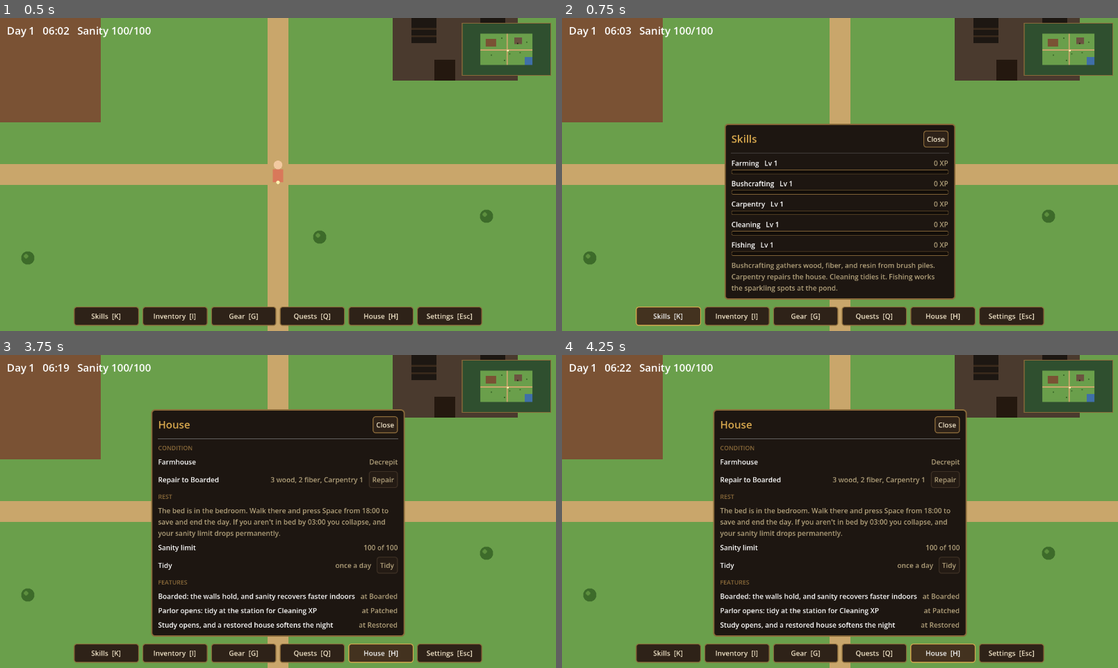
Above: before the commit, frames 1-4 (two rows, left to right).
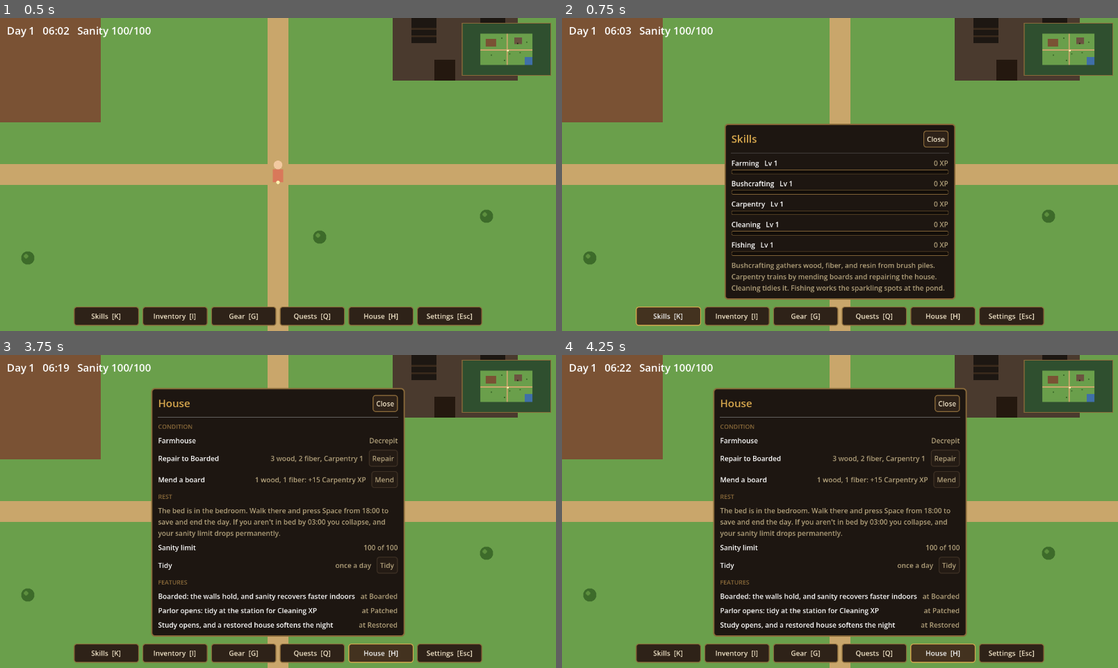
Above: after the commit, the same moments.

Repository: joshj1108/CrowCreekHollow
Game: Godot game, scene res://scenes/main.tscn
Same seed, same stepped clock (60 frames per second), same inputs: the game is played once before the commit and once after it.
Inputs:
- Up to frame 1 (0.5 s): no input
- Up to frame 2 (0.75 s): click "Skills [K]" at 0.5 s
- Up to frame 3 (3.75 s): click "Inventory [I]" at 1.25 s; click "Gear [G]" at 2 s; click "Quests [Q]" at 2.75 s; click "House [H]" at 3.5 s
- Up to frame 4 (4.25 s): no input

Frame 1 is identical in both runs. In frame 2, 0.7% of the frame differs, in the area x 30-69%, y 81-88%; in frame 3, 4.6%, in the area x 27-73%, y 10-43%; in frame 4, 4.6%.

Commit message:
Add repeatable Mend action so Carpentry can reach level 2
- Carpentry only grew from house repairs, and the first repair alone can't reach level 2
- Add a Mend action in the House panel: 1 wood and 1 fiber for 15 Carpentry XP, repeatable
- Update DESIGN.md

Co-Authored-By: Claude Haiku 5.5 <noreply@anthropic.com>
Claude-Session: https://claude.ai/code/session_016EvHBYyFANDWxunM27u84C

Diff:
--- a/scripts/main.gd
+++ b/scripts/main.gd
@@ -95,6 +95,9 @@
 const XP_GATHER := 10
 const XP_REPAIR := 30
 const XP_TIDY := 20
+const XP_MEND := 15
+const MEND_WOOD := 1
+const MEND_FIBER := 1
 const XP_FISH := 15
 const FISH_SPOT_COUNT := 3
 const FISH_SPOT_SECONDS := 12.0   # how often the sparkling fishing spots move
@@ -513,6 +516,8 @@
 			_close_panel()
 		"repair":
 			_repair_house()
+		"mend":
+			_mend_house()
 		"tidy":
 			_tidy_house()
 		"advance_lantern":
@@ -545,7 +550,7 @@
 			"value": "%d XP" % skill_xp[skill],
 			"progress": float(skill_xp[skill] % 100) / 100.0,
 		})
-	rows.append({"note": "Bushcrafting gathers wood, fiber, and resin from brush piles. Carpentry repairs the house. Cleaning tidies it. Fishing works the sparkling spots at the pond."})
+	rows.append({"note": "Bushcrafting gathers wood, fiber, and resin from brush piles. Carpentry trains by mending boards and repairing the house. Cleaning tidies it. Fishing works the sparkling spots at the pond."})
 	return rows
 
 
@@ -615,6 +620,13 @@
 			"action": "repair",
 			"enabled": _can_repair(),
 		})
+	rows.append({
+		"name": "Mend a board",
+		"value": "%d wood, %d fiber: +%d Carpentry XP" % [MEND_WOOD, MEND_FIBER, XP_MEND],
+		"button": "Mend",
+		"action": "mend",
+		"enabled": _can_mend(),
+	})
 	rows.append({"section": "Rest"})
 	rows.append({"note": "The bed is in the bedroom. Walk there and press Space from 18:00 to save and end the day. If you aren't in bed by 03:00 you collapse, and your sanity limit drops permanently."})
 	rows.append({"name": "Sanity limit", "value": "%d of %d" % [_sanity_max(), int(SANITY_MAX)]})
@@ -809,6 +821,22 @@
 	_build_interior()
 	_show_message("Repaired. The farmhouse is now %s. +%d Carpentry XP" % [STAGE_NAMES[house_stage], XP_REPAIR])
 	queue_redraw()
+
+
+# Mending boards is repeatable Carpentry training, so the house can progress
+# without waiting on quest rewards.
+func _can_mend() -> bool:
+	return materials["wood"] >= MEND_WOOD and materials["fiber"] >= MEND_FIBER
+
+
+func _mend_house() -> void:
+	if not _can_mend():
+		_show_message("You need %d wood and %d fiber to mend a board." % [MEND_WOOD, MEND_FIBER])
+		return
+	materials["wood"] -= MEND_WOOD
+	materials["fiber"] -= MEND_FIBER
+	_grant_xp("Carpentry", XP_MEND)
+	_show_message("You mend a board. +%d Carpentry XP" % XP_MEND)
 
 
 # Sleeping only happens at the bed, from 18:00 until 03:00.
Not shown, changed: DESIGN.md
